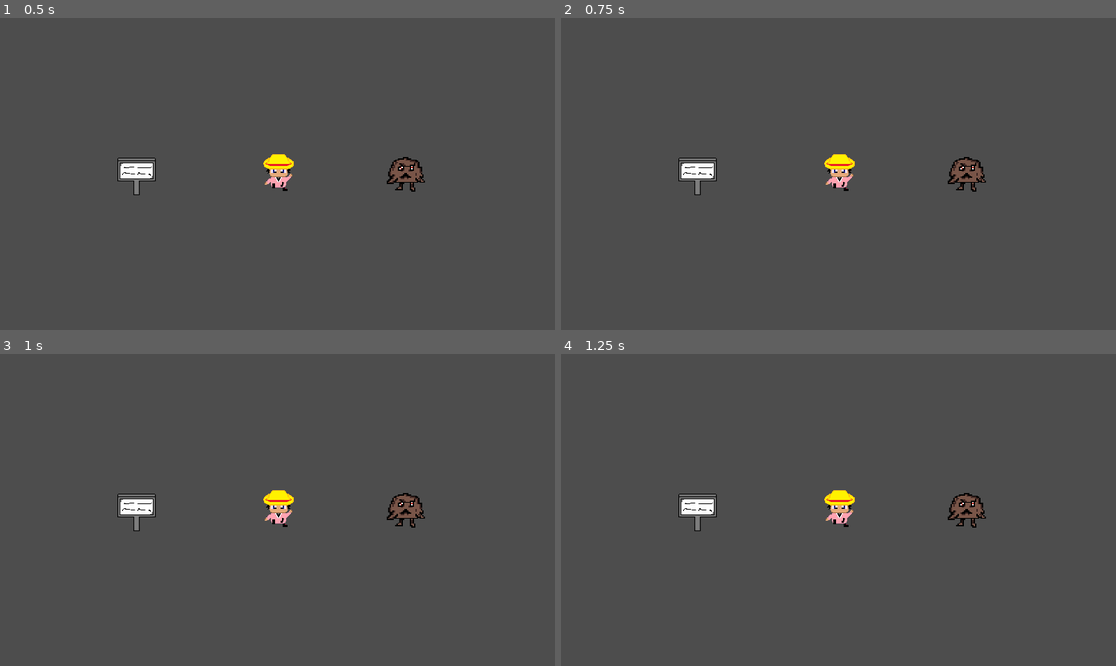
Above: before the commit, frames 1-4 (two rows, left to right).
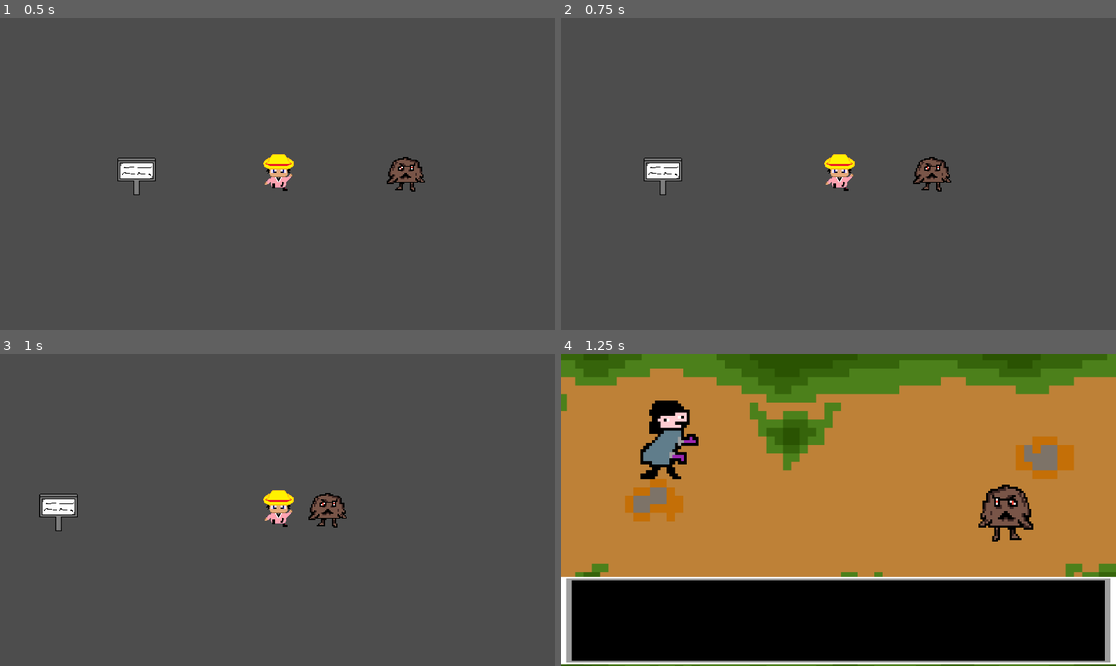
Above: after the commit, the same moments.

Repository: Poridaby/Pori-The-Game
Game: Godot game, scene res://scenes/Inser_ellenon.tscn
The game is run twice, just before and just after one commit, with the same random seed, the same clock (stepped at 60 frames per second) and the same inputs.
Inputs:
- Up to frame 1 (0.5 s): no input
- Up to frame 2 (0.75 s): tap Enter at 0.5 s; hold D (move_right) from 0.53 s (still down); hold Q (action_fight) from 0.53 s (still down)
- Up to frame 3 (1 s): keep holding D (move_right); keep holding Q (action_fight)
- Up to frame 4 (1.25 s): keep holding D (move_right); keep holding Q (action_fight)

Frame 1 is identical in both runs. In frame 2, 2.0% of the frame differs, in the area x 14-77%, y 44-57%; in frame 3, 2.1%; in frame 4, 100%, in the area x 0-100%, y 0-100%.
Error before the commit: Parse Error: Could not parse global class "Player" from "res://script/Joueur_P.gd". (res://script/warp.gd:11)
Error after the commit: Invalid access to property or key 'stats' on a base object of type 'Resource (Stats)'. (res://script/controle.gd:24)

Commit message:
save des stats v2

Diff:
--- a/pori-the-game/project.godot
+++ b/pori-the-game/project.godot
@@ -17,6 +17,7 @@
 [autoload]
 
 global_var="*res://script/global_var.gd"
+save_load_stats="*res://script/StatsManager.gd"
 
 [display]
 
--- a/pori-the-game/script/Joueur_P.gd
+++ b/pori-the-game/script/Joueur_P.gd
@@ -5,7 +5,6 @@
 var next_spawn_name: String = ""
 
 func _ready():
-	load_stats()
 	if global_var.next_spawn_name != "":
 		var spawner = get_tree().current_scene.get_node(global_var.next_spawn_name)
 		global_position = spawner.global_position
@@ -13,8 +12,7 @@
 		global_var.next_spawn_name = ""  # reset
 
 
-func _exit_tree():
-	save_stats()
+
 
 func _physics_process(_delta):
 	"""
@@ -57,39 +55,3 @@
 
 	else:
 		$AnimatedSprite2D.stop()
-
-# Système de sauvegarde
-func load_stats():
-	"""
-	charge les stats
-	:comportement: charge les stats du joueur depuis le json
-	"""
-	#si la save n'existe pas, garde les valeurs par défaut
-	if not FileAccess.file_exists("user://player_stats.json"):
-		return
-
-	#Récupère le contenu du json
-	var file := FileAccess.open("user://player_stats.json", FileAccess.READ)
-	var content := file.get_as_text()
-	file.close()
-
-	#Converti le contenu en dict
-	var data = JSON.parse_string(content)
-	if typeof(data) == TYPE_DICTIONARY:
-		statis.stats = data
-
-
-func save_stats():
-	"""
-	Sauvegarde les stats
-	:comportement: sauvegarde dans un json les stats du joueur
-	"""
-	#Crée ou ouvre le fichier de save
-	var file := FileAccess.open("user://player_stats.json", FileAccess.WRITE)
-	if file == null:
-		return
-
-	#Edite le fichier de sauvegarde
-	var json_string := JSON.stringify(.stats)
-	file.store_string(json_string)
-	file.close()
--- /dev/null
+++ b/pori-the-game/script/StatsManager.gd
@@ -0,0 +1,51 @@
+extends Node
+class_name StatsManager
+
+var stats: Stats = Stats.new()
+const SAVE_PATH := "user://player_stats.json"
+
+func _ready():
+	load_stats()
+	print(stats.def)
+
+func load_stats():
+	if not FileAccess.file_exists(SAVE_PATH):
+		return
+
+	var file := FileAccess.open(SAVE_PATH, FileAccess.READ)
+	var data = JSON.parse_string(file.get_as_text())
+	file.close()
+
+	if typeof(data) != TYPE_ARRAY:
+		return
+
+	stats.name    = data[0]
+	stats.pv_max  = data[1]
+	stats.pv      = data[2]
+	stats.pm_max  = data[3]
+	stats.pm      = data[4]
+	stats.atk     = data[5]
+	stats.def     = data[6]
+	stats.spd     = data[7]
+	stats.pierre  = data[8]
+
+func save_stats():
+	var data := [
+		stats.name,
+		stats.pv_max,
+		stats.pv,
+		stats.pm_max,
+		stats.pm,
+		stats.atk,
+		stats.def,
+		stats.spd,
+		stats.pierre
+	]
+
+	var file := FileAccess.open(SAVE_PATH, FileAccess.WRITE)
+	if file:
+		file.store_string(JSON.stringify(data))
+		file.close()
+
+func _exit_tree():
+	save_stats()
Not shown, added: pori-the-game/script/StatsManager.gd.uid
